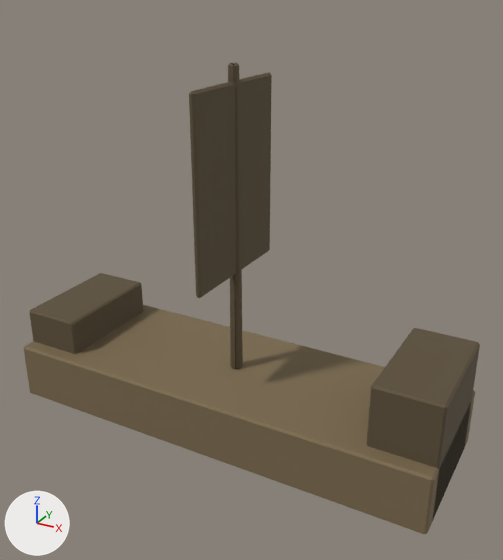
Renders of the FBX model Assets/Integrante4/Art/Egipto/egipto_ship.fbx from each side of a commit.
Camera for both pictures: a 50 mm camera at (4.17, -7.16, 5.33) aimed at (0.27, -0.06, 1.78). The lights are fixed; the arrows at lower left show +X, +Y and +Z. The first picture is the older version. Where no turn or scale is listed for an object, it has been applied to the vertices. Vertices at exactly the same position are counted once.

Before the edit, the objects in view are built like this:
```python
mat_egipto_trim = principled_material('egipto_trim')
mat_egipto_trim.base_color = (0.109, 0.0797, 0.0418)  # brown #5d503a
mat_egipto_trim.roughness = 0.85
me_egipto_ship = bpy.data.meshes.new('egipto_ship')
me_egipto_ship.from_pydata(...)  # 140 vertices, 146 faces; spans x -3.0..3.0, y -1.0..1.0, z -0.4..4.4
# faces by material slot: [26, 120]
me_egipto_ship.materials.append(mat_egipto_matte)  # brown #7b6a4e
me_egipto_ship.materials.append(mat_egipto_trim)  # brown #5d503a
ob_egipto_ship = bpy.data.objects.new('egipto_ship', me_egipto_ship)
ob_egipto_ship.location = (0.0, 0.0, 0.0)
```
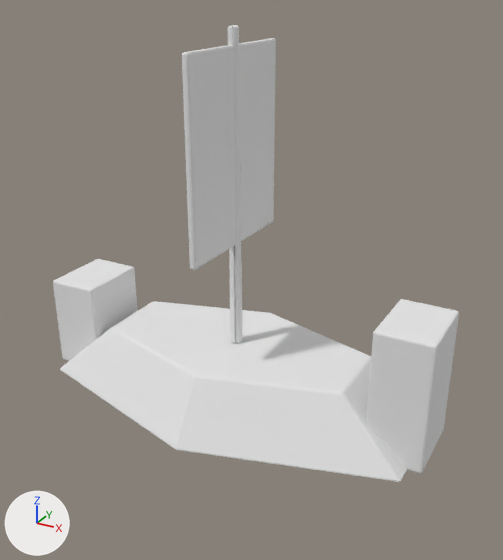
The change, as a diff of the scene's bpy script:
```diff
--- a/Assets/Integrante4/Art/Egipto/egipto_ship.fbx.py
+++ b/Assets/Integrante4/Art/Egipto/egipto_ship.fbx.py
@@ mat_egipto_trim @@
 mat_egipto_trim = principled_material('egipto_trim')
-mat_egipto_trim.base_color = (0.109, 0.0797, 0.0418)  # brown #5d503a
+mat_egipto_trim.base_color = (0.8, 0.8, 0.8)  # white #e7e7e7
 mat_egipto_trim.roughness = 0.85
@@ mat_egipto_stone @@
+mat_egipto_stone = principled_material('egipto_stone')
+mat_egipto_stone.base_color = (0.8, 0.8, 0.8)  # white #e7e7e7
+mat_egipto_stone.roughness = 0.88
@@ me_egipto_ship @@
 # used by ob_egipto_ship; location = (0.0, 0.0, 0.0)
-me_egipto_ship.from_pydata(...)  # 140 vertices, 146 faces; spans x -3.0..3.0, y -1.0..1.0, z -0.4..4.4
-me_egipto_ship.materials.append(mat_egipto_matte)  # brown #7b6a4e
+me_egipto_ship.from_pydata(...)  # 344 vertices, 324 faces; spans x -2.76..2.76, y -1.49..1.49, z 0.0..4.8
+# me_egipto_ship part 1: the loose piece of 44 vertices spanning x -0.08..0.08, y -0.08..0.08, z 0.4..4.4 is rebuilt with 108 vertices and now spans x -0.08..0.08, y -0.08..0.08, z 0.8..4.8
+# me_egipto_ship part 2: the loose piece of 24 vertices spanning x -3.0..3.0, y -1.0..1.0, z -0.4..0.4 is rebuilt with 68 vertices and now spans x -2.58..2.58, y -1.49..1.49, z 0.0..0.8, in mat_egipto_stone (white #e7e7e7)
+# me_egipto_ship part 3: the loose piece of 24 vertices spanning x -0.04..0.04, y -0.9..0.9, z 1.8..4.2 is rebuilt with 56 vertices and now spans x -0.04..0.04, y -1.0..1.0, z 2.2..4.6
+# me_egipto_ship part 4: a new loose piece of 56 vertices spanning x 2.04..2.76, y -0.5..0.5, z 0.0..1.7, in mat_egipto_trim (white #e7e7e7)
+# me_egipto_ship part 5: a new loose piece of 56 vertices spanning x -2.76..-2.04, y -0.5..0.5, z 0.0..1.3, in mat_egipto_trim (white #e7e7e7)
+# me_egipto_ship part 6
+# 24 vertices are removed from x 2.16..3.0, y -0.8..0.8, z -0.4..1.2
+# 26 faces are deleted
+# me_egipto_ship part 7
+# 24 vertices are removed from x -3.0..-2.16, y -0.8..0.8, z -0.4..0.9
+# 26 faces are deleted
 me_egipto_ship.materials.append(mat_egipto_trim)
+me_egipto_ship.materials.append(mat_egipto_stone)  # white #e7e7e7
```

Changed parts and their boxes [x1, y1, x2, y2] in the pictures (503 x 560 px):
'egipto_ship', recoloured, reshaped (11% narrower)
    before: [24, 63, 480, 534]
    after: [53, 25, 459, 482]
part 1 of me_egipto_ship, rebuilt
    before: [228, 63, 243, 369]
    after: [227, 25, 242, 343]
part 2 of me_egipto_ship, rebuilt (23% narrower, 21% shorter)
    before: [24, 305, 475, 534]
    after: [60, 301, 407, 482]
part 3 of me_egipto_ship, rebuilt (13% wider)
    before: [189, 72, 272, 298]
    after: [182, 38, 276, 270]
part 4 of me_egipto_ship, added
    after: [366, 299, 459, 474]
part 5 of me_egipto_ship, added
    after: [53, 259, 138, 361]
part 6 of me_egipto_ship, deleted (brown)
    before: [367, 328, 480, 519]
part 7 of me_egipto_ship, deleted (brown)
    before: [29, 273, 143, 354]
